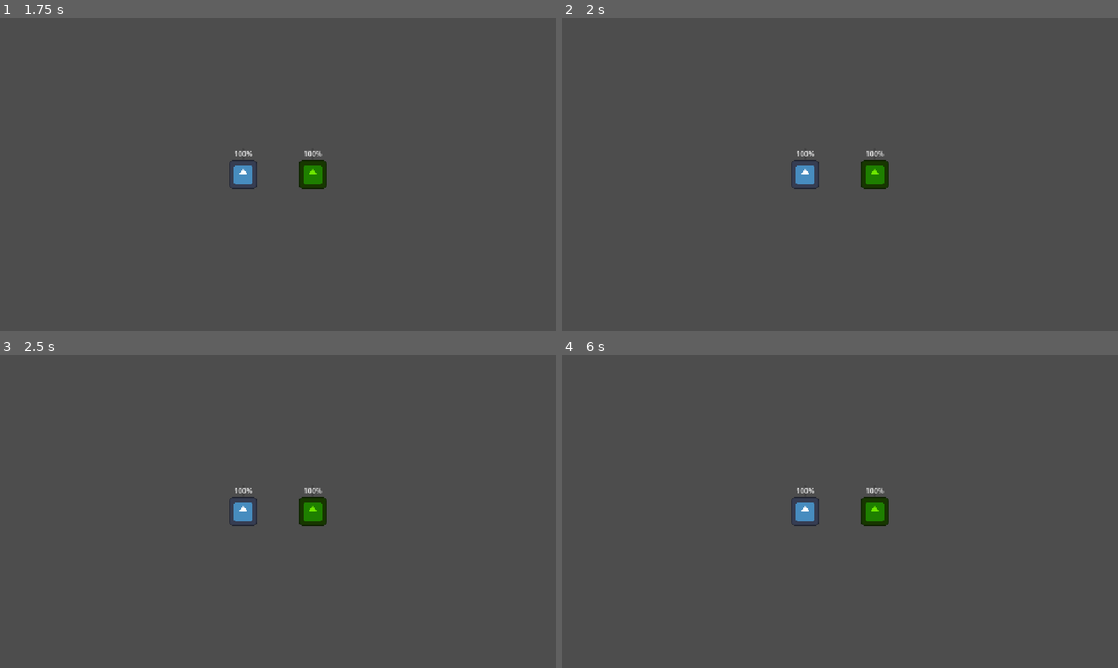
Above: before the commit, frames 1-4 (two rows, left to right).
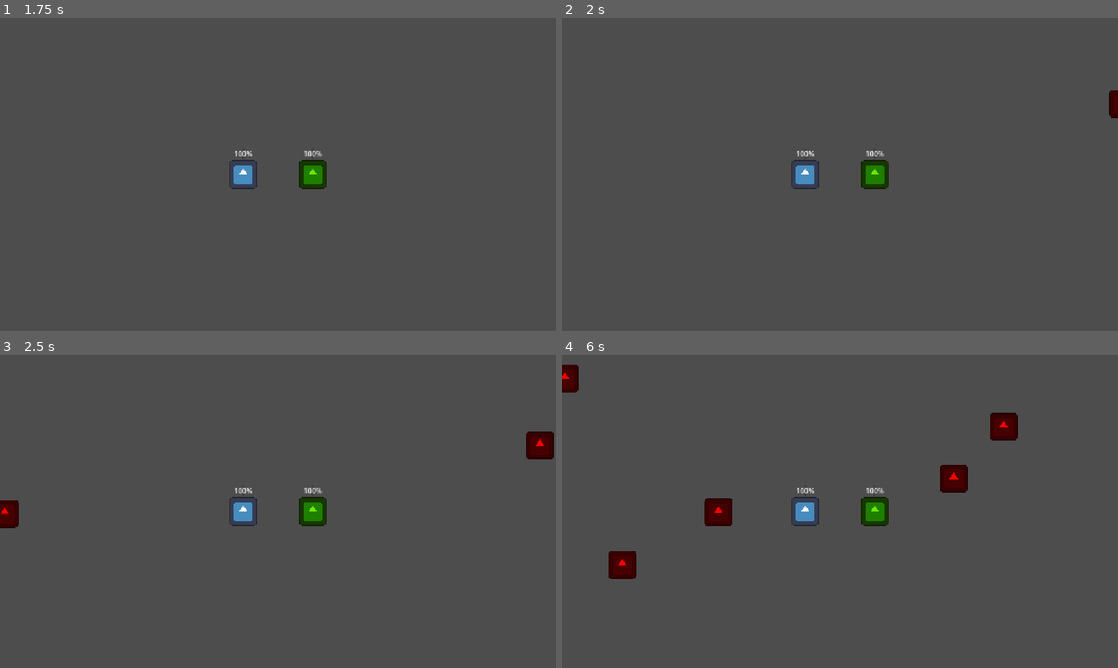
Above: after the commit, the same moments.

Repository: Herovero/CandlesOut
Game: Godot game, scene res://Scenes/main.tscn
The game is run twice, just before and just after one commit, with the same random seed, the same clock (stepped at 60 frames per second) and the same inputs. The engine's default icon, where the game draws it, is replaced by a stand-in: a white triangle on a blue panel in a dark square.
Inputs:
- Up to frame 1 (1.75 s): tap Enter at 0.5 s; tap Space at 1.25 s
- Up to frame 2 (2 s): no input
- Up to frame 3 (2.5 s): no input
- Up to frame 4 (6 s): no input

Frame 1 is identical in both runs. In frame 2, 0.1% of the frame differs, in the area x 98-100%, y 23-32%; in frame 3, 0.7%; in frame 4, 2.0%, in the area x 0-82%, y 3-72%.

Commit message:
enemy spawn kinda done

Diff:
--- /dev/null
+++ b/Scenes/Spawner.tscn
@@ -0,0 +1,20 @@
+[gd_scene format=3 uid="uid://ct8trhua4tgaq"]
+
+[ext_resource type="Script" uid="uid://d0aeh0gtl2ddc" path="res://Scripts/spawner.gd" id="1_ohbek"]
+
+[sub_resource type="RectangleShape2D" id="RectangleShape2D_ohbek"]
+size = Vector2(1500.25, 954)
+
+[node name="Spawner" type="Node2D" unique_id=1677051792]
+script = ExtResource("1_ohbek")
+
+[node name="Timer" type="Timer" parent="." unique_id=2096049769]
+autostart = true
+
+[node name="Area2D" type="Area2D" parent="." unique_id=533718422]
+
+[node name="CollisionShape2D" type="CollisionShape2D" parent="Area2D" unique_id=437195965]
+position = Vector2(6, -1)
+shape = SubResource("RectangleShape2D_ohbek")
+
+[connection signal="timeout" from="Timer" to="." method="_on_timer_timeout"]
--- a/Scenes/main.tscn
+++ b/Scenes/main.tscn
@@ -1,6 +1,7 @@
 [gd_scene format=3 uid="uid://b4jda3svu4fmh"]
 
 [ext_resource type="PackedScene" uid="uid://c4sy607bwof83" path="res://Scenes/player.tscn" id="1_jjgbg"]
+[ext_resource type="PackedScene" uid="uid://ct8trhua4tgaq" path="res://Scenes/Spawner.tscn" id="2_bo1nx"]
 
 [node name="main" type="Node2D" unique_id=1941177541]
 
@@ -16,5 +17,8 @@
 
 [node name="Camera2D" type="Camera2D" parent="." unique_id=1658536604]
 
+[node name="Spawner" parent="." unique_id=1677051792 instance=ExtResource("2_bo1nx")]
+position = Vector2(-3, -6)
+
 [editable path="Player1"]
 [editable path="Player2"]
--- a/Scripts/enemy_test.gd
+++ b/Scripts/enemy_test.gd
@@ -1 +1,16 @@
 extends CharacterBody2D
+
+@export var speed : float = 100.0
+
+
+func _physics_process(delta: float) -> void:
+	var direction = Vector2.ZERO
+	var player = get_node_or_null("/root/main/Player1")
+	if player:
+		direction = (player.global_position - global_position).normalized()
+		velocity = direction * speed
+		move_and_slide()
+
+
+#func _process(delta: float) -> void:
+	#position.y -= speed * delta
--- /dev/null
+++ b/Scripts/spawner.gd
@@ -0,0 +1,51 @@
+extends Node2D
+
+
+@onready var enemy = preload("res://Scenes/enemy_test.tscn")
+@onready var spawn_area = $Area2D/CollisionShape2D
+
+# Called when the node enters the scene tree for the first time.
+func _ready() -> void:
+	pass # Replace with function body.
+
+
+func get_random_spawn_position() -> Vector2:
+	var shape = spawn_area.shape as RectangleShape2D
+	var extents = shape.size / 2
+
+	# minimum distance from center
+	var min_x = 640.0
+	var min_y = 400.0
+
+	var rand_x: float
+	var rand_y: float
+
+	# randomly pick a side to spawn on
+	if randf() > 0.5:
+		# spawn on left or right side
+		rand_x = randf_range(min_x, extents.x) * (1 if randf() > 0.5 else -1)
+		rand_y = randf_range(-extents.y, extents.y)
+		return spawn_area.global_position + Vector2(rand_x, rand_y)
+	else:
+		# spawn on top or bottom side
+		rand_x = randf_range(-extents.x, extents.x)
+		rand_y = randf_range(min_y, extents.y) * (1 if randf() > 0.5 else -1)
+		return spawn_area.global_position + Vector2(rand_x, rand_y)
+
+# Called every frame. 'delta' is the elapsed time since the previous frame.
+func _process(_delta: float) -> void:
+	pass
+
+
+func _on_timer_timeout() -> void:
+	spawn_one(enemy)
+
+
+func spawn_n(count: int, enemy_toSpawn):
+	for i in count:
+		spawn_one(enemy_toSpawn)
+
+func spawn_one(enemy_toSpawn):
+	var ene = enemy_toSpawn.instantiate()
+	ene.position = get_random_spawn_position()
+	get_parent().add_child(ene)
--- /dev/null
+++ b/timer.gd
@@ -0,0 +1,11 @@
+extends Timer
+
+
+# Called when the node enters the scene tree for the first time.
+func _ready() -> void:
+	pass # Replace with function body.
+
+
+# Called every frame. 'delta' is the elapsed time since the previous frame.
+func _process(delta: float) -> void:
+	pass
Not shown: 1 places in Scenes/enemy_test.tscn that only renumber resources
Not shown, added: Scripts/spawner.gd.uid
Not shown, added: timer.gd.uid
Not shown, added: ezgit.log
